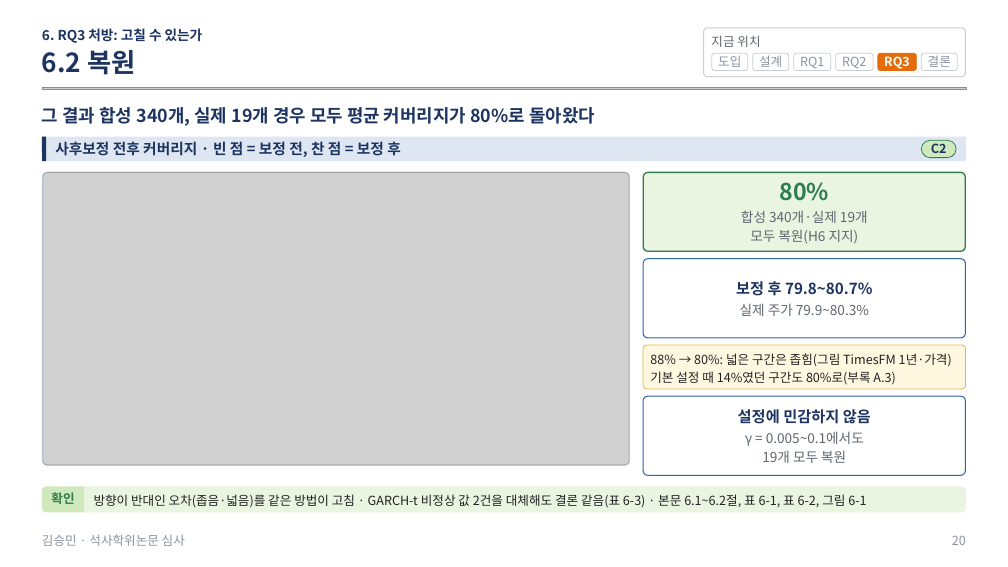
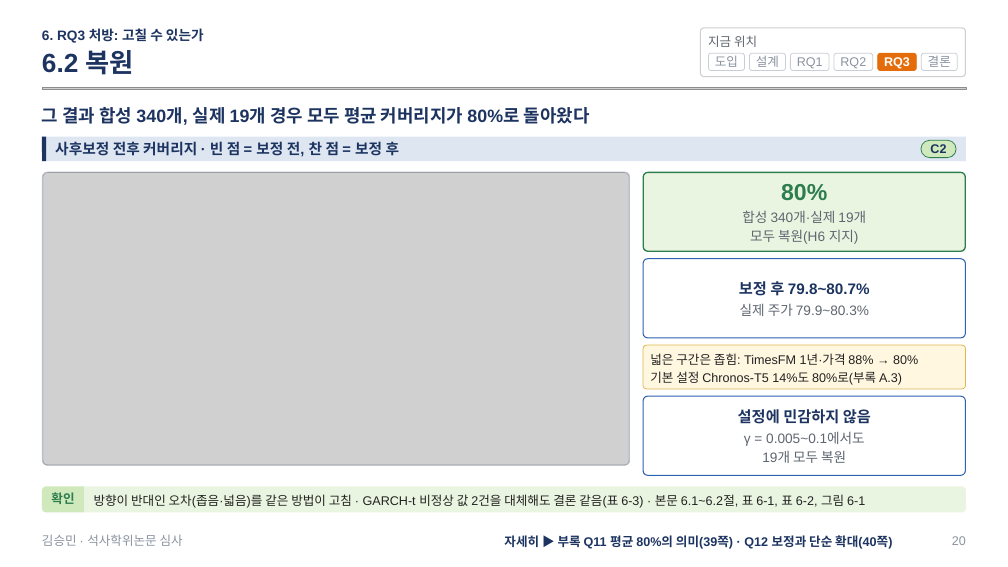
Before and after one commit to sapzzil/Master-thesis, a slide deck: slide 20 of 05_논문작성/석사학위논문 심사 발표.pptx. Drawn at 1008x567 pixels with LibreOffice and Linux fonts; fonts in the diff are those of the drawing; grey boxes stand for pictures. Boxes give left, top, right and bottom in pixels: in the first picture for what was removed or moved away, otherwise in the second. Text is boxed around its words. In the diff, an @@ line names an element or a change of style, - is before the commit and + after.

```diff
--- a/05_논문작성/석사학위논문 심사 발표.pptx
+++ b/05_논문작성/석사학위논문 심사 발표.pptx
@@ rounded rectangle: place and size @@
-rounded rectangle at (704,28,966,77)
+rounded rectangle at (700,28,966,77)
@@ rounded rectangle "도입": place and size @@
-rounded rectangle "도입" at (712,53,749,70)
+rounded rectangle "도입" at (709,53,745,70)
@@ rounded rectangle "설계": place and size @@
-rounded rectangle "설계" at (753,53,789,70)
+rounded rectangle "설계" at (749,53,786,70)
@@ freeform shape "C2" at (921,141,957,158): font Noto Sans CJK KR to Arial; outline redrawn @@
@@ text in rounded rectangle at (650,353,918,385): text changed; font Noto Sans CJK KR to Arial @@
-88% → 80%: 넓은 구간은 좁힘(그림 TimesFM 1년·가격)
-기본 설정 때 14%였던 구간도 80%로(부록 A.3)
+넓은 구간은 좁힘: TimesFM 1년·가격 88% → 80%
+기본 설정 Chronos-T5 14%도 80%로(부록 A.3)
@@ font Noto Sans CJK KR to Arial in 18 elements at (878,53,917,70), (42,107,590,125), (781,184,827,200), (742,210,866,244), (739,281,870,296), (740,303,869,316), (744,432,865,463), (84,486,966,512), (952,536,966,545), (55,141,400,156), (708,35,757,47), (709,53,745,70), (749,53,786,70), (42,28,204,43), (42,50,134,75), (834,53,873,70), (791,53,830,70), (42,534,183,546) @@
@@ text added at (504,535,892,549), 12 pt, text #1D3461, bold @@
+자세히 ▶ 부록 Q11 평균 80%의 의미(39쪽) · Q12 보정과 단순 확대(40쪽)
```
Also in this commit, not shown: 26 other slides changed, 16 slides added, 1 other file.
